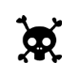
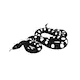
Layer changes from the first 80px x 80px image to the second:
added layer "Black mamba" (2nd of 2, in "Blessings") in group "Blessings" over [9, 20, 69, 57]
hid "Mithridatism" over [16, 15, 62, 63]
